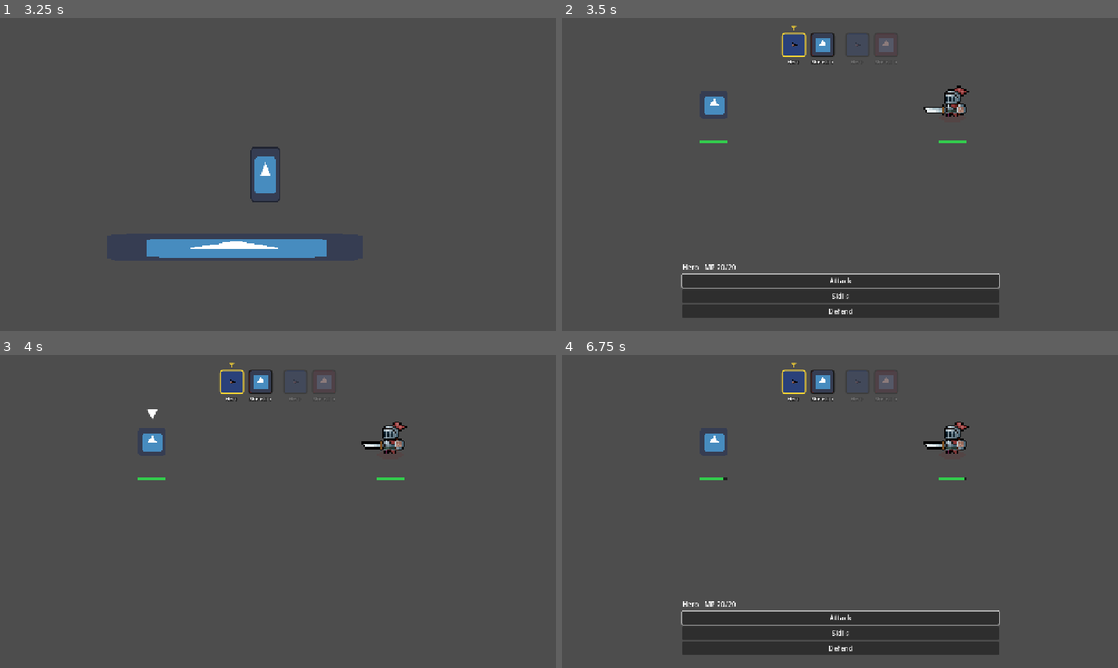
Above: before the commit, frames 1-4 (two rows, left to right).
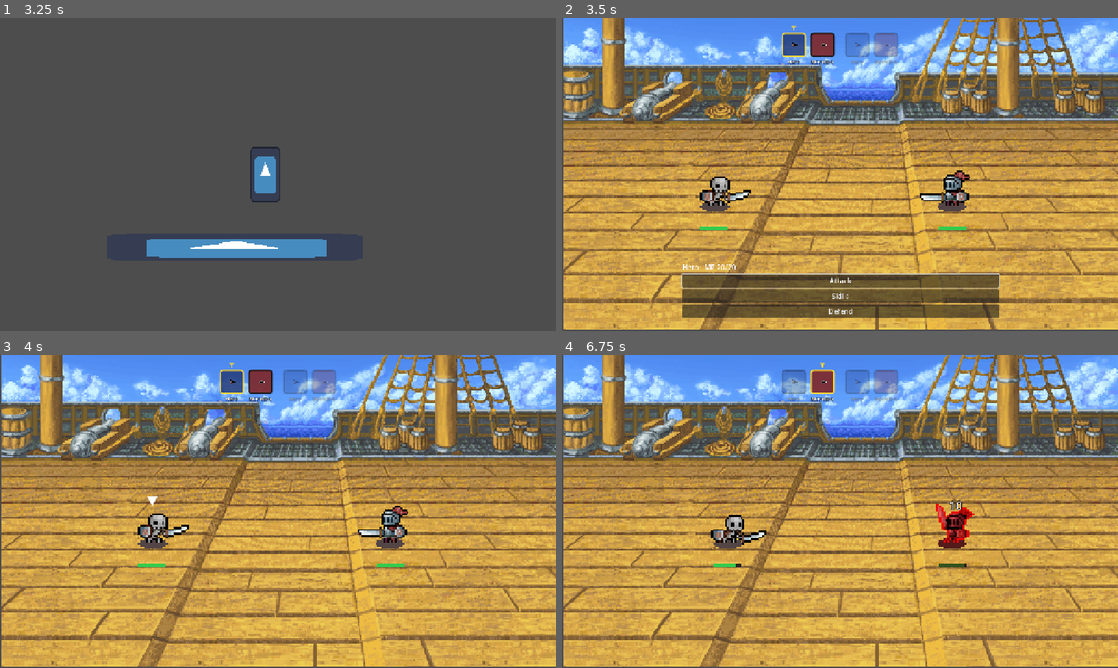
Above: after the commit, the same moments.

Repository: MystiriMan87/Taiyaki-Project-Game
Game: Godot game, scene res://Scenes/overworld.tscn
Same seed, same stepped clock (60 frames per second), same inputs: the game is played once before the commit and once after it. The engine's default icon, where the game draws it, is replaced by a stand-in: a white triangle on a blue panel in a dark square.
Inputs (mouse positions are in pixels of both pictures, inside the frame that each line leads up to):
- Up to frame 1 (3.25 s): tap Enter (ui_accept) at 0.5, 0.77, 1.52, 3.02 s; move the mouse to (400, 158) at 0.52 s; hold Right (ui_right) 0.53-1.28 s; tap H at 0.6, 2.85 s; click (400, 158) at 0.67 s; move the mouse to (166, 190) at 1.27 s; hold Down (ui_down) 1.28-2.03 s; tap Alt at 1.35 s; move the mouse to (333, 105) at 2.02 s; hold Right (ui_right) 2.03-2.78 s; tap Shift at 2.1 s; move the mouse to (250, 237) at 2.77 s; hold Up (ui_up) from 2.78 s (still down); click (250, 237) at 2.92 s
- Up to frame 2 (3.5 s): keep holding Up (ui_up)
- Up to frame 3 (4 s): move the mouse to (444, 558) at 3.52 s; release Up (ui_up) at 3.53 s; hold Left (ui_left) from 3.53 s (still down); tap Alt at 3.6 s; tap Enter (ui_accept) at 3.77 s
- Up to frame 4 (6.75 s): move the mouse to (673, 464) at 4.27 s; tap Shift at 4.35, 6.6 s; tap Enter (ui_accept) at 4.52, 6.02 s; move the mouse to (867, 511) at 5.02 s; release Left (ui_left) at 5.03 s; hold Down (ui_down) 5.03-5.78 s; tap H at 5.1 s; click (867, 511) at 5.17 s; move the mouse to (756, 433) at 5.77 s; hold Right (ui_right) 5.78-6.53 s; tap Alt at 5.85 s; move the mouse to (962, 495) at 6.52 s; hold Up (ui_up) from 6.53 s (still down)

Frame 1 is identical in both runs. In frame 2, 92% of the frame differs, in the area x 0-100%, y 0-100%; in frame 3, 93%; in frame 4, 94%.

Commit message:
added enemy animations

Diff:
--- /dev/null
+++ b/Data/bone_smash.tres
@@ -0,0 +1,10 @@
+[gd_resource type="Resource" script_class="BattleAction" load_steps=2 format=3 uid="uid://dllj3vk8wqta3"]
+
+[ext_resource type="Script" uid="uid://dd50utfwvmokr" path="res://Scripts/battle_action.gd" id="1_3uv4l"]
+
+[resource]
+script = ExtResource("1_3uv4l")
+display_name = "Bone Smash"
+power = 2.0
+animation = "bone_smash"
+metadata/_custom_type_script = "uid://dd50utfwvmokr"
--- a/Data/hero.tres
+++ b/Data/hero.tres
@@ -10,7 +10,8 @@
 script = ExtResource("1_8k3yn")
 speed = 12
 sprite_frames = ExtResource("2_sfurx")
-battle_scale = 4.0
+battle_scale = 4.5
 hp_bar_offset = 3.0
 actions = Array[ExtResource("1_tpuqn")]([ExtResource("2_gt8d5"), ExtResource("3_xt4pn")])
+footprint_height = 90.0
 metadata/_custom_type_script = "uid://dqvwo37xxrj4g"
--- a/Data/skeleton.tres
+++ b/Data/skeleton.tres
@@ -1,12 +1,16 @@
-[gd_resource type="Resource" script_class="CharacterStats" load_steps=3 format=3 uid="uid://8n88ysomuw88"]
+[gd_resource type="Resource" script_class="CharacterStats" load_steps=5 format=3 uid="uid://8n88ysomuw88"]
 
 [ext_resource type="Script" uid="uid://dqvwo37xxrj4g" path="res://Scripts/character_stats.gd" id="1_3vfpu"]
-[ext_resource type="Texture2D" uid="uid://xrnfrgdf37ao" path="res://icon.png" id="2_8ymis"]
+[ext_resource type="Script" uid="uid://dd50utfwvmokr" path="res://Scripts/battle_action.gd" id="1_8uie1"]
+[ext_resource type="Resource" uid="uid://dllj3vk8wqta3" path="res://Data/bone_smash.tres" id="2_pabpf"]
+[ext_resource type="SpriteFrames" uid="uid://c2u0fffn7pxey" path="res://Data/skeleton_frames.tres" id="3_pabpf"]
 
 [resource]
 script = ExtResource("1_3vfpu")
 display_name = "Skeleton"
 max_hp = 50
-texture = ExtResource("2_8ymis")
-battle_sale = 0.5
+sprite_frames = ExtResource("3_pabpf")
+battle_scale = 4.5
+actions = Array[ExtResource("1_8uie1")]([ExtResource("2_pabpf")])
+footprint_height = 100.0
 metadata/_custom_type_script = "uid://dqvwo37xxrj4g"
--- /dev/null
+++ b/Data/skeleton_frames.tres
@@ -0,0 +1,224 @@
+[gd_resource type="SpriteFrames" load_steps=33 format=3 uid="uid://c2u0fffn7pxey"]
+
+[ext_resource type="Texture2D" uid="uid://bvxny2h7hitrr" path="res://Tiny RPG Character Asset Pack 01 v2.0 -Full 22 Characters/Characters(100x100 split)/Skeleton/Skeleton with shadows/Skeleton_Attack01.png" id="1_07nc8"]
+[ext_resource type="Texture2D" uid="uid://bhjc7o7lmxlbj" path="res://Tiny RPG Character Asset Pack 01 v2.0 -Full 22 Characters/Characters(100x100 split)/Skeleton/Skeleton with shadows/Skeleton_Attack02.png" id="2_d62lv"]
+[ext_resource type="Texture2D" uid="uid://jr3q5gd16ijr" path="res://Tiny RPG Character Asset Pack 01 v2.0 -Full 22 Characters/Characters(100x100 split)/Skeleton/Skeleton with shadows/Skeleton_Death.png" id="3_np534"]
+[ext_resource type="Texture2D" uid="uid://jpt6ijnw7kle" path="res://Tiny RPG Character Asset Pack 01 v2.0 -Full 22 Characters/Characters(100x100 split)/Skeleton/Skeleton with shadows/Skeleton_Hurt.png" id="4_53kyx"]
+[ext_resource type="Texture2D" uid="uid://c45ppgbnvxaox" path="res://Tiny RPG Character Asset Pack 01 v2.0 -Full 22 Characters/Characters(100x100 split)/Skeleton/Skeleton with shadows/Skeleton_Idle.png" id="5_hs0nd"]
+
+[sub_resource type="AtlasTexture" id="AtlasTexture_osneh"]
+atlas = ExtResource("1_07nc8")
+region = Rect2(0, 0, 100, 100)
+
+[sub_resource type="AtlasTexture" id="AtlasTexture_fuscb"]
+atlas = ExtResource("1_07nc8")
+region = Rect2(100, 0, 100, 100)
+
+[sub_resource type="AtlasTexture" id="AtlasTexture_5f0we"]
+atlas = ExtResource("1_07nc8")
+region = Rect2(200, 0, 100, 100)
+
+[sub_resource type="AtlasTexture" id="AtlasTexture_vloxl"]
+atlas = ExtResource("1_07nc8")
+region = Rect2(300, 0, 100, 100)
+
+[sub_resource type="AtlasTexture" id="AtlasTexture_a20a6"]
+atlas = ExtResource("1_07nc8")
+region = Rect2(400, 0, 100, 100)
+
+[sub_resource type="AtlasTexture" id="AtlasTexture_b1u6c"]
+atlas = ExtResource("1_07nc8")
+region = Rect2(500, 0, 100, 100)
+
+[sub_resource type="AtlasTexture" id="AtlasTexture_pa5bl"]
+atlas = ExtResource("2_d62lv")
+region = Rect2(0, 0, 100, 100)
+
+[sub_resource type="AtlasTexture" id="AtlasTexture_ls6op"]
+atlas = ExtResource("2_d62lv")
+region = Rect2(100, 0, 100, 100)
+
+[sub_resource type="AtlasTexture" id="AtlasTexture_v5k71"]
+atlas = ExtResource("2_d62lv")
+region = Rect2(200, 0, 100, 100)
+
+[sub_resource type="AtlasTexture" id="AtlasTexture_gkqhl"]
+atlas = ExtResource("2_d62lv")
+region = Rect2(300, 0, 100, 100)
+
+[sub_resource type="AtlasTexture" id="AtlasTexture_x23jr"]
+atlas = ExtResource("2_d62lv")
+region = Rect2(400, 0, 100, 100)
+
+[sub_resource type="AtlasTexture" id="AtlasTexture_csd53"]
+atlas = ExtResource("2_d62lv")
+region = Rect2(500, 0, 100, 100)
+
+[sub_resource type="AtlasTexture" id="AtlasTexture_h8ht7"]
+atlas = ExtResource("2_d62lv")
+region = Rect2(600, 0, 100, 100)
+
+[sub_resource type="AtlasTexture" id="AtlasTexture_2ptr8"]
+atlas = ExtResource("3_np534")
+region = Rect2(0, 0, 100, 100)
+
+[sub_resource type="AtlasTexture" id="AtlasTexture_huaqk"]
+atlas = ExtResource("3_np534")
+region = Rect2(100, 0, 100, 100)
+
+[sub_resource type="AtlasTexture" id="AtlasTexture_3y5hm"]
+atlas = ExtResource("3_np534")
+region = Rect2(200, 0, 100, 100)
+
+[sub_resource type="AtlasTexture" id="AtlasTexture_ob4yh"]
+atlas = ExtResource("3_np534")
+region = Rect2(300, 0, 100, 100)
+
+[sub_resource type="AtlasTexture" id="AtlasTexture_yvxqa"]
+atlas = ExtResource("4_53kyx")
+region = Rect2(0, 0, 100, 100)
+
+[sub_resource type="AtlasTexture" id="AtlasTexture_j3jrp"]
+atlas = ExtResource("4_53kyx")
+region = Rect2(100, 0, 100, 100)
+
+[sub_resource type="AtlasTexture" id="AtlasTexture_mcbnu"]
+atlas = ExtResource("4_53kyx")
+region = Rect2(200, 0, 100, 100)
+
+[sub_resource type="AtlasTexture" id="AtlasTexture_k4y64"]
+atlas = ExtResource("4_53kyx")
+region = Rect2(300, 0, 100, 100)
+
+[sub_resource type="AtlasTexture" id="AtlasTexture_gjsh4"]
+atlas = ExtResource("5_hs0nd")
+region = Rect2(0, 0, 100, 100)
+
+[sub_resource type="AtlasTexture" id="AtlasTexture_fkn7n"]
+atlas = ExtResource("5_hs0nd")
+region = Rect2(100, 0, 100, 100)
+
+[sub_resource type="AtlasTexture" id="AtlasTexture_p73iw"]
+atlas = ExtResource("5_hs0nd")
+region = Rect2(200, 0, 100, 100)
+
+[sub_resource type="AtlasTexture" id="AtlasTexture_6fkel"]
+atlas = ExtResource("5_hs0nd")
+region = Rect2(300, 0, 100, 100)
+
+[sub_resource type="AtlasTexture" id="AtlasTexture_hkrmv"]
+atlas = ExtResource("5_hs0nd")
+region = Rect2(400, 0, 100, 100)
+
+[sub_resource type="AtlasTexture" id="AtlasTexture_p4yk5"]
+atlas = ExtResource("5_hs0nd")
+region = Rect2(500, 0, 100, 100)
+
+[resource]
+animations = [{
+"frames": [{
+"duration": 1.0,
+"texture": SubResource("AtlasTexture_osneh")
+}, {
+"duration": 1.0,
+"texture": SubResource("AtlasTexture_fuscb")
+}, {
+"duration": 1.0,
+"texture": SubResource("AtlasTexture_5f0we")
+}, {
+"duration": 1.0,
+"texture": SubResource("AtlasTexture_vloxl")
+}, {
+"duration": 1.0,
+"texture": SubResource("AtlasTexture_a20a6")
+}, {
+"duration": 1.0,
+"texture": SubResource("AtlasTexture_b1u6c")
+}],
+"loop": false,
+"name": &"attack",
+"speed": 9.0
+}, {
+"frames": [{
+"duration": 1.0,
+"texture": SubResource("AtlasTexture_pa5bl")
+}, {
+"duration": 1.0,
+"texture": SubResource("AtlasTexture_ls6op")
+}, {
+"duration": 1.0,
+"texture": SubResource("AtlasTexture_v5k71")
+}, {
+"duration": 1.0,
+"texture": SubResource("AtlasTexture_gkqhl")
+}, {
+"duration": 1.0,
+"texture": SubResource("AtlasTexture_x23jr")
+}, {
+"duration": 1.0,
+"texture": SubResource("AtlasTexture_csd53")
+}, {
+"duration": 1.0,
+"texture": SubResource("AtlasTexture_h8ht7")
+}],
+"loop": false,
+"name": &"bone_smash",
+"speed": 9.0
+}, {
+"frames": [{
+"duration": 1.0,
+"texture": SubResource("AtlasTexture_2ptr8")
+}, {
+"duration": 1.0,
+"texture": SubResource("AtlasTexture_huaqk")
+}, {
+"duration": 1.0,
+"texture": SubResource("AtlasTexture_3y5hm")
+}, {
+"duration": 1.0,
+"texture": SubResource("AtlasTexture_ob4yh")
+}],
+"loop": false,
+"name": &"dead",
+"speed": 9.0
+}, {
+"frames": [{
+"duration": 1.0,
+"texture": SubResource("AtlasTexture_yvxqa")
+}, {
+"duration": 1.0,
+"texture": SubResource("AtlasTexture_j3jrp")
+}, {
+"duration": 1.0,
+"texture": SubResource("AtlasTexture_mcbnu")
+}, {
+"duration": 1.0,
+"texture": SubResource("AtlasTexture_k4y64")
+}],
+"loop": false,
+"name": &"hurt",
+"speed": 9.0
+}, {
+"frames": [{
+"duration": 1.0,
+"texture": SubResource("AtlasTexture_gjsh4")
+}, {
+"duration": 1.0,
+"texture": SubResource("AtlasTexture_fkn7n")
+}, {
+"duration": 1.0,
+"texture": SubResource("AtlasTexture_p73iw")
+}, {
+"duration": 1.0,
+"texture": SubResource("AtlasTexture_6fkel")
+}, {
+"duration": 1.0,
+"texture": SubResource("AtlasTexture_hkrmv")
+}, {
+"duration": 1.0,
+"texture": SubResource("AtlasTexture_p4yk5")
+}],
+"loop": true,
+"name": &"idle",
+"speed": 9.0
+}]
--- a/Data/slime.tres
+++ b/Data/slime.tres
@@ -1,13 +1,17 @@
-[gd_resource type="Resource" script_class="CharacterStats" load_steps=3 format=3 uid="uid://f5r8uj05wyun"]
+[gd_resource type="Resource" script_class="CharacterStats" load_steps=5 format=3 uid="uid://f5r8uj05wyun"]
 
+[ext_resource type="Script" uid="uid://dd50utfwvmokr" path="res://Scripts/battle_action.gd" id="1_631vh"]
 [ext_resource type="Script" uid="uid://dqvwo37xxrj4g" path="res://Scripts/character_stats.gd" id="1_rg8ur"]
-[ext_resource type="Texture2D" uid="uid://xrnfrgdf37ao" path="res://icon.png" id="2_5bo1n"]
+[ext_resource type="Resource" uid="uid://bjhmru255vsmf" path="res://Data/slime_strike.tres" id="2_141m2"]
+[ext_resource type="SpriteFrames" uid="uid://bivbdm7gdstrg" path="res://Data/slime_frames.tres" id="3_141m2"]
 
 [resource]
 script = ExtResource("1_rg8ur")
 display_name = "Slime"
 max_hp = 40
 speed = 8
-texture = ExtResource("2_5bo1n")
-battle_sale = 0.5
+sprite_frames = ExtResource("3_141m2")
+battle_scale = 4.5
+actions = Array[ExtResource("1_631vh")]([ExtResource("2_141m2")])
+footprint_height = 100.0
 metadata/_custom_type_script = "uid://dqvwo37xxrj4g"
--- /dev/null
+++ b/Data/slime_frames.tres
@@ -0,0 +1,259 @@
+[gd_resource type="SpriteFrames" load_steps=38 format=3 uid="uid://bivbdm7gdstrg"]
+
+[ext_resource type="Texture2D" uid="uid://bc4a0d8g8iwr7" path="res://Tiny RPG Character Asset Pack 01 v2.0 -Full 22 Characters/Characters(100x100 split)/Slime/Slime with shadows/Slime_Attack01.png" id="1_klu4w"]
+[ext_resource type="Texture2D" uid="uid://baw85m402fvp0" path="res://Tiny RPG Character Asset Pack 01 v2.0 -Full 22 Characters/Characters(100x100 split)/Slime/Slime with shadows/Slime_Death.png" id="2_e06yp"]
+[ext_resource type="Texture2D" uid="uid://c2heun574lwrw" path="res://Tiny RPG Character Asset Pack 01 v2.0 -Full 22 Characters/Characters(100x100 split)/Slime/Slime with shadows/Slime_Attack02.png" id="3_a852b"]
+[ext_resource type="Texture2D" uid="uid://bavwflq4ctrrs" path="res://Tiny RPG Character Asset Pack 01 v2.0 -Full 22 Characters/Characters(100x100 split)/Slime/Slime with shadows/Slime_Hurt.png" id="4_78jr5"]
+[ext_resource type="Texture2D" uid="uid://lnwyxr2ks1qp" path="res://Tiny RPG Character Asset Pack 01 v2.0 -Full 22 Characters/Characters(100x100 split)/Slime/Slime with shadows/Slime_Idle.png" id="5_tmnoh"]
+
+[sub_resource type="AtlasTexture" id="AtlasTexture_hsk2k"]
+atlas = ExtResource("1_klu4w")
+region = Rect2(0, 0, 100, 100)
+
+[sub_resource type="AtlasTexture" id="AtlasTexture_el4qm"]
+atlas = ExtResource("1_klu4w")
+region = Rect2(100, 0, 100, 100)
+
+[sub_resource type="AtlasTexture" id="AtlasTexture_uknw0"]
+atlas = ExtResource("1_klu4w")
+region = Rect2(200, 0, 100, 100)
+
+[sub_resource type="AtlasTexture" id="AtlasTexture_ivjyp"]
+atlas = ExtResource("1_klu4w")
+region = Rect2(300, 0, 100, 100)
+
+[sub_resource type="AtlasTexture" id="AtlasTexture_s2l45"]
+atlas = ExtResource("1_klu4w")
+region = Rect2(400, 0, 100, 100)
+
+[sub_resource type="AtlasTexture" id="AtlasTexture_47av1"]
+atlas = ExtResource("1_klu4w")
+region = Rect2(500, 0, 100, 100)
+
+[sub_resource type="AtlasTexture" id="AtlasTexture_3tnpg"]
+atlas = ExtResource("2_e06yp")
+region = Rect2(0, 0, 100, 100)
+
+[sub_resource type="AtlasTexture" id="AtlasTexture_i63kf"]
+atlas = ExtResource("2_e06yp")
+region = Rect2(100, 0, 100, 100)
+
+[sub_resource type="AtlasTexture" id="AtlasTexture_ubqk3"]
+atlas = ExtResource("2_e06yp")
+region = Rect2(200, 0, 100, 100)
+
+[sub_resource type="AtlasTexture" id="AtlasTexture_ixibe"]
+atlas = ExtResource("2_e06yp")
+region = Rect2(300, 0, 100, 100)
+
+[sub_resource type="AtlasTexture" id="AtlasTexture_wwpx1"]
+atlas = ExtResource("4_78jr5")
+region = Rect2(0, 0, 100, 100)
+
+[sub_resource type="AtlasTexture" id="AtlasTexture_rtm1c"]
+atlas = ExtResource("4_78jr5")
+region = Rect2(100, 0, 100, 100)
+
+[sub_resource type="AtlasTexture" id="AtlasTexture_mfumu"]
+atlas = ExtResource("4_78jr5")
+region = Rect2(200, 0, 100, 100)
+
+[sub_resource type="AtlasTexture" id="AtlasTexture_dtf24"]
+atlas = ExtResource("4_78jr5")
+region = Rect2(300, 0, 100, 100)
+
+[sub_resource type="AtlasTexture" id="AtlasTexture_ev8rn"]
+atlas = ExtResource("5_tmnoh")
+region = Rect2(0, 0, 100, 100)
+
+[sub_resource type="AtlasTexture" id="AtlasTexture_8r8ca"]
+atlas = ExtResource("5_tmnoh")
+region = Rect2(100, 0, 100, 100)
+
+[sub_resource type="AtlasTexture" id="AtlasTexture_1gh84"]
+atlas = ExtResource("5_tmnoh")
+region = Rect2(200, 0, 100, 100)
+
+[sub_resource type="AtlasTexture" id="AtlasTexture_tveab"]
+atlas = ExtResource("5_tmnoh")
+region = Rect2(300, 0, 100, 100)
+
+[sub_resource type="AtlasTexture" id="AtlasTexture_pwfne"]
+atlas = ExtResource("5_tmnoh")
+region = Rect2(400, 0, 100, 100)
+
+[sub_resource type="AtlasTexture" id="AtlasTexture_2qcm4"]
+atlas = ExtResource("5_tmnoh")
+region = Rect2(500, 0, 100, 100)
+
+[sub_resource type="AtlasTexture" id="AtlasTexture_yhocr"]
+atlas = ExtResource("3_a852b")
+region = Rect2(0, 0, 100, 100)
+
+[sub_resource type="AtlasTexture" id="AtlasTexture_h35s6"]
+atlas = ExtResource("3_a852b")
+region = Rect2(100, 0, 100, 100)
+
+[sub_resource type="AtlasTexture" id="AtlasTexture_scw6w"]
+atlas = ExtResource("3_a852b")
+region = Rect2(200, 0, 100, 100)
+
+[sub_resource type="AtlasTexture" id="AtlasTexture_r6kn8"]
+atlas = ExtResource("3_a852b")
+region = Rect2(300, 0, 100, 100)
+
+[sub_resource type="AtlasTexture" id="AtlasTexture_xee0j"]
+atlas = ExtResource("3_a852b")
+region = Rect2(400, 0, 100, 100)
+
+[sub_resource type="AtlasTexture" id="AtlasTexture_ba52q"]
+atlas = ExtResource("3_a852b")
+region = Rect2(500, 0, 100, 100)
+
+[sub_resource type="AtlasTexture" id="AtlasTexture_vi7r3"]
+atlas = ExtResource("3_a852b")
+region = Rect2(600, 0, 100, 100)
+
+[sub_resource type="AtlasTexture" id="AtlasTexture_7pwye"]
+atlas = ExtResource("3_a852b")
+region = Rect2(700, 0, 100, 100)
+
+[sub_resource type="AtlasTexture" id="AtlasTexture_xhqqr"]
+atlas = ExtResource("3_a852b")
+region = Rect2(800, 0, 100, 100)
+
+[sub_resource type="AtlasTexture" id="AtlasTexture_d47wx"]
+atlas = ExtResource("3_a852b")
+region = Rect2(900, 0, 100, 100)
+
+[sub_resource type="AtlasTexture" id="AtlasTexture_11201"]
+atlas = ExtResource("3_a852b")
+region = Rect2(1000, 0, 100, 100)
+
+[sub_resource type="AtlasTexture" id="AtlasTexture_nkjfy"]
+atlas = ExtResource("3_a852b")
+region = Rect2(1100, 0, 100, 100)
+
+[resource]
+animations = [{
+"frames": [{
+"duration": 1.0,
+"texture": SubResource("AtlasTexture_hsk2k")
+}, {
+"duration": 1.0,
+"texture": SubResource("AtlasTexture_el4qm")
+}, {
+"duration": 1.0,
+"texture": SubResource("AtlasTexture_uknw0")
+}, {
+"duration": 1.0,
+"texture": SubResource("AtlasTexture_ivjyp")
+}, {
+"duration": 1.0,
+"texture": SubResource("AtlasTexture_s2l45")
+}, {
+"duration": 1.0,
+"texture": SubResource("AtlasTexture_47av1")
+}],
+"loop": false,
+"name": &"attack",
+"speed": 8.0
+}, {
+"frames": [{
+"duration": 1.0,
+"texture": SubResource("AtlasTexture_3tnpg")
+}, {
+"duration": 1.0,
+"texture": SubResource("AtlasTexture_i63kf")
+}, {
+"duration": 1.0,
+"texture": SubResource("AtlasTexture_ubqk3")
+}, {
+"duration": 1.0,
+"texture": SubResource("AtlasTexture_ixibe")
+}],
+"loop": false,
+"name": &"dead",
+"speed": 9.0
+}, {
+"frames": [{
+"duration": 1.0,
+"texture": SubResource("AtlasTexture_wwpx1")
+}, {
+"duration": 1.0,
+"texture": SubResource("AtlasTexture_rtm1c")
+}, {
+"duration": 1.0,
+"texture": SubResource("AtlasTexture_mfumu")
+}, {
+"duration": 1.0,
+"texture": SubResource("AtlasTexture_dtf24")
+}],
+"loop": false,
+"name": &"hurt",
+"speed": 9.0
+}, {
+"frames": [{
+"duration": 1.0,
+"texture": SubResource("AtlasTexture_ev8rn")
+}, {
+"duration": 1.0,
+"texture": SubResource("AtlasTexture_8r8ca")
+}, {
+"duration": 1.0,
+"texture": SubResource("AtlasTexture_1gh84")
+}, {
+"duration": 1.0,
+"texture": SubResource("AtlasTexture_tveab")
+}, {
+"duration": 1.0,
+"texture": SubResource("AtlasTexture_pwfne")
+}, {
+"duration": 1.0,
+"texture": SubResource("AtlasTexture_2qcm4")
+}],
+"loop": true,
+"name": &"idle",
+"speed": 10.0
+}, {
+"frames": [{
+"duration": 1.0,
+"texture": SubResource("AtlasTexture_yhocr")
+}, {
+"duration": 1.0,
+"texture": SubResource("AtlasTexture_h35s6")
+}, {
+"duration": 1.0,
+"texture": SubResource("AtlasTexture_scw6w")
+}, {
+"duration": 1.0,
+"texture": SubResource("AtlasTexture_r6kn8")
+}, {
+"duration": 1.0,
+"texture": SubResource("AtlasTexture_xee0j")
+}, {
+"duration": 1.0,
+"texture": SubResource("AtlasTexture_ba52q")
+}, {
+"duration": 1.0,
+"texture": SubResource("AtlasTexture_vi7r3")
+}, {
+"duration": 1.0,
+"texture": SubResource("AtlasTexture_7pwye")
+}, {
+"duration": 1.0,
+"texture": SubResource("AtlasTexture_xhqqr")
+}, {
+"duration": 1.0,
+"texture": SubResource("AtlasTexture_d47wx")
+}, {
+"duration": 1.0,
+"texture": SubResource("AtlasTexture_11201")
+}, {
+"duration": 1.0,
+"texture": SubResource("AtlasTexture_nkjfy")
+}],
+"loop": false,
+"name": &"slime_strike",
+"speed": 9.0
+}]
--- /dev/null
+++ b/Data/slime_strike.tres
@@ -0,0 +1,9 @@
+[gd_resource type="Resource" script_class="BattleAction" load_steps=2 format=3 uid="uid://bjhmru255vsmf"]
+
+[ext_resource type="Script" uid="uid://dd50utfwvmokr" path="res://Scripts/battle_action.gd" id="1_csmyl"]
+
+[resource]
+script = ExtResource("1_csmyl")
+display_name = "Slime Strike"
+animation = "slime_strike"
+metadata/_custom_type_script = "uid://dd50utfwvmokr"
--- a/Scenes/battle.gd
+++ b/Scenes/battle.gd
@@ -8,6 +8,9 @@
 
 const BATTLER_SCENE := preload("res://Scenes/battler.tscn")
 const SPEED_JITTER := 0.35
+const GROUND_Y := 400.0   # raise to move everyone down, lower to move up
+const MIN_GAP := 10.0
+
 
 @onready var menu = $UI/CommandMenu
 
@@ -28,12 +31,15 @@
 func setup(party_stats: Array[CharacterStats], enemy_stats: Array[CharacterStats]) -> void:
 	$Camera2D.make_current()
 	for i in party_stats.size():
-		var b := _spawn(party_stats[i], true, Vector2(900, 200 + i * 130))
+		var b := _spawn(party_stats[i], true, Vector2(900, GROUND_Y + i * 90))
 		party.append(b)
 	for i in enemy_stats.size():
-		var b := _spawn(enemy_stats[i], false, Vector2(350, 200 + i * 130))
+		var b := _spawn(enemy_stats[i], false, Vector2(350, GROUND_Y + i * 90))
 		enemies.append(b)
 	_run_battle()
+	_place_group(party, 900)
+	_place_group(enemies, 350)
+
 
 func _spawn(s: CharacterStats, player: bool, pos: Vector2) -> Battler:
 	var b: Battler = BATTLER_SCENE.instantiate()
@@ -41,6 +47,17 @@
 	b.init(s, player)
 	b.position = pos
 	return b
+
+func _place_group(group: Array[Battler], x: float) -> void:
+	var total := 0.0
+	for b in group:
+		total += b.get_footprint_height() + MIN_GAP
+	total -= MIN_GAP
+	var y := GROUND_Y - total / 2.0 # center on ground y
+	for b in group:
+		var h := b.get_footprint_height()
+		b.position = Vector2(x, y + h / 2.0)
+		y += h + MIN_GAP
 
 func _run_battle() -> void:
 	next_order = _roll_order()
@@ -83,8 +100,13 @@
 
 func _enemy_turn(actor: Battler) -> void:
 	var targets := party.filter(func(p): return p.is_alive())
-	print("ENEMY ", actor.stats.display_name, " attacking, targets: ", targets.size())
-	await _attack(actor, targets.pick_random())
+	var usable := actor.stats.actions.filter(func(a): return a != null and actor.mp >= a.mp_cost)
+	if not usable.is_empty() and randf() < 0.4:
+		var action: BattleAction = usable.pick_random()
+		var picked: Array = targets if action.target_type == BattleAction.TargetType.ALL_ENEMIES else [targets.pick_random()]
+		await _use_skill(actor, action, picked)
+	else:
+		await _attack(actor, targets.pick_random())
 
 func _attack(attacker: Battler, target: Battler) -> void:
 	var dmg := maxi(attacker.stats.attack - target.stats.defense / 2, 1)
@@ -124,6 +146,29 @@
 	await get_tree().create_timer(1.8).timeout
 	finished.emit(won)
 
+func _callout(actor: Battler, text: String) -> void:
+	var label := Label.new()
+	label.text = text
+	label.add_theme_font_size_override("font_size", 30)
+	label.add_theme_color_override("font_color", Color(1, 0.9, 0.4))
+	label.add_theme_color_override("font_outline_color", Color.BLACK)
+	label.add_theme_constant_override("outline_size", 8)
+	label.z_index = 100
+	label.modulate.a = 0.0
+	add_child(label) # child of the battle, so the enemy's red flash can't tint it
+
+	label.reset_size()
+	var start := actor.global_position + Vector2(-label.size.x / 2.0, actor.stats.callout_offset)
+	label.global_position = start
+
+	var tw := create_tween()
+	tw.tween_property(label, "modulate:a", 1.0, 0.15)
+	tw.parallel().tween_property(label, "global_position:y", start.y - 12, 0.15)
+	tw.tween_interval(0.7)
+	tw.tween_property(label, "modulate:a", 0.0, 0.2)
+	await tw.finished
+	label.queue_free()
+
 func _roll_order() -> Array[Battler]:
 	var rolls := {}
 	var result: Array[Battler] = []
@@ -137,6 +182,8 @@
 func _use_skill(actor: Battler, action: BattleAction, targets: Array) -> void:
 	if not actor.spend_mp(action.mp_cost):
 		return
+	if not actor.is_player:
+		await _callout(actor, action.display_name)
 	var dir := -1 if actor.is_player else 1
 	actor.position.x += 30 * dir
 	await actor.play_anim(action.animation, true)
--- a/Scenes/battle.tscn
+++ b/Scenes/battle.tscn
@@ -1,10 +1,16 @@
-[gd_scene load_steps=3 format=3 uid="uid://ba5cu3y3ol05a"]
+[gd_scene load_steps=4 format=3 uid="uid://ba5cu3y3ol05a"]
 
 [ext_resource type="Script" uid="uid://byvdwrvlir4o6" path="res://Scenes/battle.gd" id="1_w7k78"]
+[ext_resource type="Texture2D" uid="uid://cl8g80pv8eugy" path="res://Art/PC _ Computer - Final Fantasy II (Pixel Remaster) - Battle - Battle Backgrounds (1).png" id="2_1ruyk"]
 [ext_resource type="Script" uid="uid://c2mv27sihys65" path="res://Scripts/command_menu.gd" id="2_oxf17"]
 
 [node name="Battle" type="Node2D"]
 script = ExtResource("1_w7k78")
+
+[node name="Sprite2D" type="Sprite2D" parent="."]
+position = Vector2(641.50006, 356.50003)
+scale = Vector2(2.7182202, 3.1125546)
+texture = ExtResource("2_1ruyk")
 
 [node name="Party_Enemies" type="Node2D" parent="."]
 
--- a/Scenes/battler.gd
+++ b/Scenes/battler.gd
@@ -79,6 +79,16 @@
 	else:
 		play_anim("idle")
 
+func get_footprint_height() -> float:
+	if stats.footprint_height > 0.0:
+		return stats.footprint_height
+	var frames := sprite.sprite_frames
+	if frames and frames.has_animation("idle") and frames.get_frame_count("idle") > 0:
+		var tex := frames.get_frame_texture("idle", 0)
+		if tex:
+			return tex.get_height() * absf(sprite.scale.y)
+	return 64.0
+
 # --- Damage -------------------------------------------------------------
 
 func take_damage(amount: int) -> void:
@@ -96,9 +106,10 @@
 	else:
 		hp_bar.hide()
 		if sprite.sprite_frames.has_animation("dead"):
-			play_anim("dead")
-		else:
-			modulate = Color(1, 1, 1, 0.3)
+			await play_anim("dead", true)
+		if not is_player:
+			var tw := create_tween()
+			tw.tween_property(self, "modulate:a", 0.0, 0.6)
 
 # --- Health bar ---------------------------------------------------------
 
--- a/Scripts/character_stats.gd
+++ b/Scripts/character_stats.gd
@@ -14,3 +14,5 @@
 @export var max_mp := 20
 @export var magic := 14
 @export var actions: Array[BattleAction] = []
+@export var callout_offset := -100.0# negative = higher above the character's center
+@export var footprint_height := 0.0   # 0 = measure automatically, otherwise use this many pixels
Binary file added: Art/PC _ Computer - Final Fantasy II (Pixel Remaster) - Battle - Battle Backgrounds (1).png
Not shown, added: Art/PC _ Computer - Final Fantasy II (Pixel Remaster) - Battle - Battle Backgrounds (1).png.import
Binary file added: Art/PC _ Computer - Final Fantasy II (Pixel Remaster) - Battle - Battle Backgrounds.png
Not shown, added: Art/PC _ Computer - Final Fantasy II (Pixel Remaster) - Battle - Battle Backgrounds.png.import
